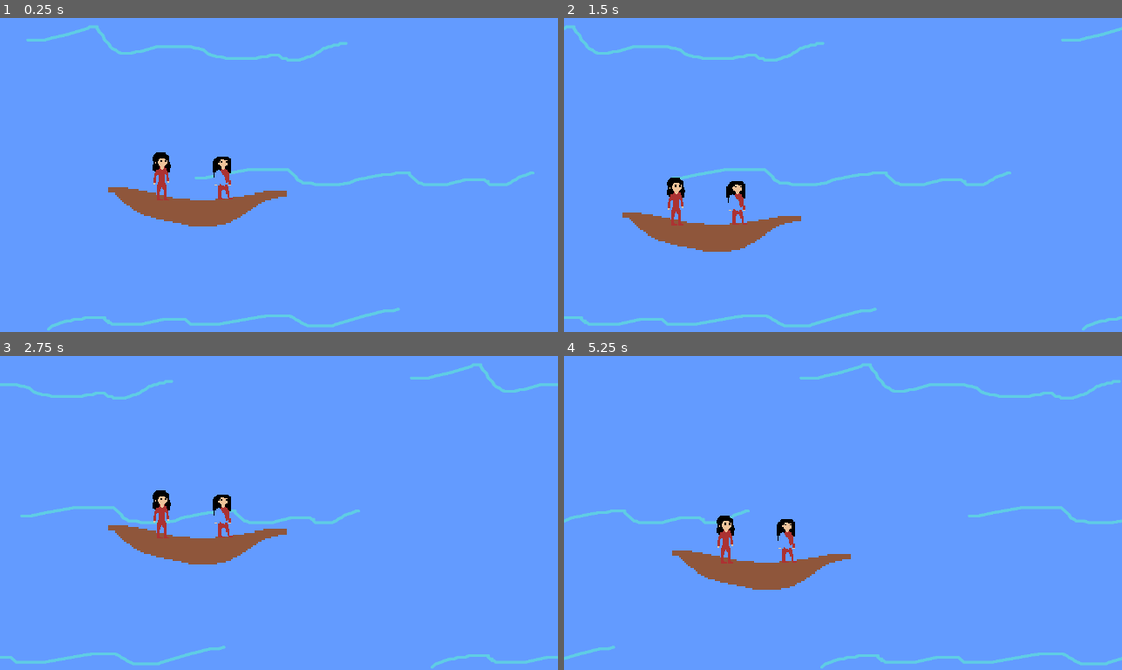
Above: before the commit, frames 1-4 (two rows, left to right).
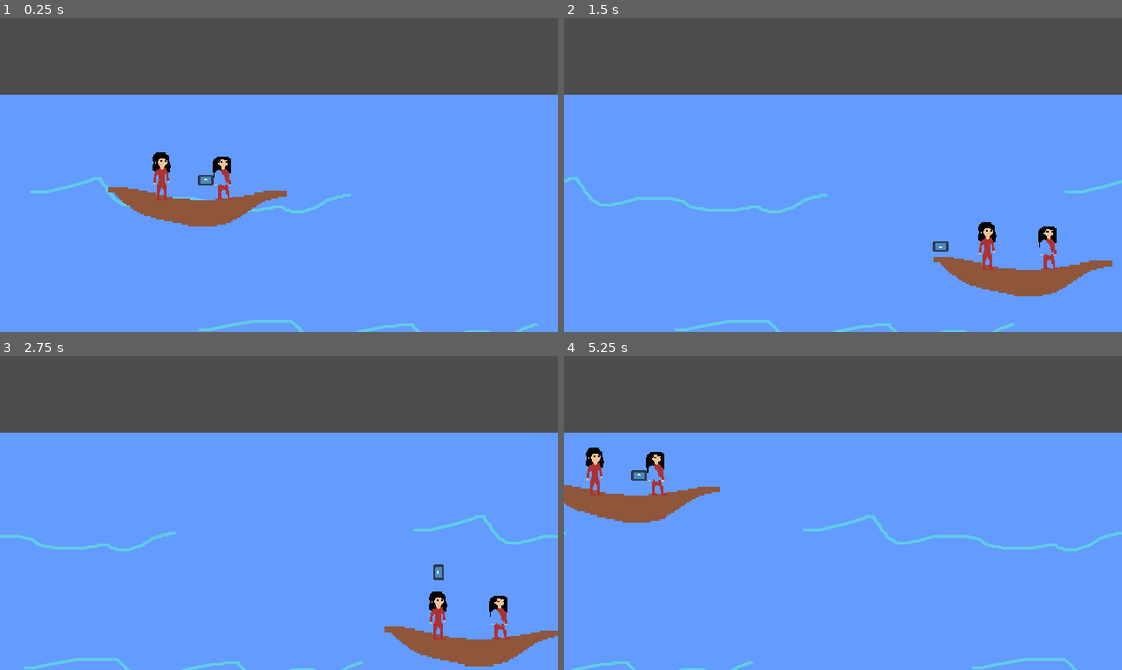
Above: after the commit, the same moments.

Repository: SteeRevo/BirthdayProject
Game: Godot game, scene res://minigame.tscn
The game is run twice, just before and just after one commit, with the same random seed, the same clock (stepped at 60 frames per second) and the same inputs. The engine's default icon, where the game draws it, is replaced by a stand-in: a white triangle on a blue panel in a dark square.
Inputs:
- Up to frame 1 (0.25 s): no input
- Up to frame 2 (1.5 s): hold D (Player1Right) 0.53-1.28 s; tap Down (Player2Down) at 0.6 s; tap Left (Player2Left) at 0.8, 1.35 s; hold S (Player1Down) from 1.28 s (still down)
- Up to frame 3 (2.75 s): tap Right (Player2Right) at 1.55, 2.1 s; release S (Player1Down) at 2.03 s; hold D (Player1Right) from 2.03 s (still down); tap Up (Player2Up) at 2.3 s
- Up to frame 4 (5.25 s): release D (Player1Right) at 2.78 s; hold W (Player1Up) 2.78-3.53 s; tap Up (Player2Up) at 2.85 s; tap Down (Player2Down) at 3.05, 3.6 s; hold A (Player1Left) 3.53-5.03 s; tap Left (Player2Left) at 3.8, 4.35 s; tap Right (Player2Right) at 4.55, 5.1 s; hold S (Player1Down) from 5.03 s (still down)

The runs differ from the first frame. In frame 1, 26% of the frame differs, in the area x 0-100%, y 0-100%; in frame 2, 32%; in frame 3, 32%; in frame 4, 32%.
Error after the commit: Cannot call method 'instantiate' on a null value. (res://aiming_recticle.gd:21)

Commit message:
added aiming recticle

Diff:
--- a/Player1.gd
+++ b/Player1.gd
@@ -1,7 +1,7 @@
 extends CharacterBody2D
 
 
-const SPEED = 500.0
+const SPEED = 200.0
 
 
 
--- /dev/null
+++ b/aiming_recticle.gd
@@ -0,0 +1,23 @@
+extends Node2D
+var last_dir = Vector2.ZERO.angle()
+var direction
+@export var projectile : PackedScene
+
+# Called when the node enters the scene tree for the first time.
+func _ready() -> void:
+	pass
+
+
+# Called every frame. 'delta' is the elapsed time since the previous frame.
+func _process(delta: float) -> void:
+	direction = Input.get_vector("Player2Left", "Player2Right", "Player2Up", "Player2Down")
+	if direction == Vector2.ZERO:
+		rotation = last_dir
+		print(last_dir)
+	else:
+		rotation = direction.angle()
+		last_dir = rotation
+		print(last_dir)
+		var p = projectile.instantiate()
+		owner.add_child(p)
+		p.transform = global_transform
--- a/minigame.tscn
+++ b/minigame.tscn
@@ -1,9 +1,10 @@
-[gd_scene load_steps=16 format=3 uid="uid://b07td77k8fr8x"]
+[gd_scene load_steps=17 format=3 uid="uid://b07td77k8fr8x"]
 
+[ext_resource type="Script" path="res://Player1.gd" id="1_xxts6"]
 [ext_resource type="Texture2D" uid="uid://cygvyl3jpcxij" path="res://PlayerSprites/mamaTemp.png" id="2_8b0hp"]
 [ext_resource type="Texture2D" uid="uid://dypabwpbld45q" path="res://icon.svg" id="2_tv4uw"]
-[ext_resource type="Script" path="res://Player2.gd" id="3_2kb6p"]
 [ext_resource type="Texture2D" uid="uid://2qc7ns1swxpe" path="res://PlayerSprites/leoniTemp.png" id="4_3af71"]
+[ext_resource type="Script" path="res://aiming_recticle.gd" id="5_3ct7p"]
 [ext_resource type="Texture2D" uid="uid://r2ahtleimap8" path="res://PlayerSprites/boat.png" id="5_ahmar"]
 [ext_resource type="Script" path="res://ParallaxBackground.gd" id="6_rvg5c"]
 [ext_resource type="Texture2D" uid="uid://cwtdh0ekt6nxn" path="res://PlayerSprites/water.png" id="7_h1qbf"]
@@ -46,7 +47,7 @@
 
 [node name="PlayerBoat" type="CharacterBody2D" parent="."]
 position = Vector2(109, 95)
-script = ExtResource("3_2kb6p")
+script = ExtResource("1_xxts6")
 
 [node name="Boat" type="Sprite2D" parent="PlayerBoat"]
 texture_filter = 1
@@ -70,6 +71,15 @@
 position = Vector2(-16.5625, -4.26109)
 scale = Vector2(0.502501, 0.549557)
 texture = ExtResource("2_8b0hp")
+
+[node name="AimingRecticle" type="Node2D" parent="PlayerBoat"]
+position = Vector2(-17, -3)
+script = ExtResource("5_3ct7p")
+
+[node name="Sprite2D" type="Sprite2D" parent="PlayerBoat/AimingRecticle"]
+position = Vector2(26, 1)
+scale = Vector2(0.0703125, 0.046875)
+texture = ExtResource("2_tv4uw")
 
 [node name="Enemy" type="CharacterBody2D" parent="."]
 position = Vector2(488, 421)
@@ -96,7 +106,7 @@
 motion_mirroring = Vector2(320, 0)
 
 [node name="waterBG" type="Sprite2D" parent="ParallaxBackground/ParallaxLayer"]
-position = Vector2(179, 116)
+position = Vector2(181, 203)
 scale = Vector2(0.3575, 0.3175)
 texture = ExtResource("7_h1qbf")
 
--- a/project.godot
+++ b/project.godot
@@ -12,7 +12,7 @@
 
 config/name="Birthday Project"
 run/main_scene="res://minigame.tscn"
-config/features=PackedStringArray("4.1", "Mobile")
+config/features=PackedStringArray("4.3", "Mobile")
 config/icon="res://icon.svg"
 
 [display]
@@ -27,43 +27,47 @@
 
 Player1Up={
 "deadzone": 0.5,
-"events": [Object(InputEventKey,"resource_local_to_scene":fa …(172 unchanged characters)… eycode":87,"key_label":0,"unicode":119,"echo":false,"script":null)
+"events": [Object(InputEventKey,"resource_local_to_scene":fa …(172 unchanged characters)… eycode":87,"key_label":0,"unicode":119,"location":0,"echo":false,"script":null)
 ]
 }
 Player1Down={
 "deadzone": 0.5,
-"events": [Object(InputEventKey,"resource_local_to_scene":fa …(172 unchanged characters)… eycode":83,"key_label":0,"unicode":115,"echo":false,"script":null)
+"events": [Object(InputEventKey,"resource_local_to_scene":fa …(172 unchanged characters)… eycode":83,"key_label":0,"unicode":115,"location":0,"echo":false,"script":null)
 ]
 }
 Player1Right={
 "deadzone": 0.5,
-"events": [Object(InputEventKey,"resource_local_to_scene":fa …(172 unchanged characters)… eycode":68,"key_label":0,"unicode":100,"echo":false,"script":null)
+"events": [Object(InputEventKey,"resource_local_to_scene":fa …(172 unchanged characters)… eycode":68,"key_label":0,"unicode":100,"location":0,"echo":false,"script":null)
 ]
 }
 Player1Left={
 "deadzone": 0.5,
-"events": [Object(InputEventKey,"resource_local_to_scene":fa …(171 unchanged characters)… keycode":65,"key_label":0,"unicode":97,"echo":false,"script":null)
+"events": [Object(InputEventKey,"resource_local_to_scene":fa …(171 unchanged characters)… keycode":65,"key_label":0,"unicode":97,"location":0,"echo":false,"script":null)
 ]
 }
 Player2Up={
 "deadzone": 0.5,
-"events": [Object(InputEventKey,"resource_local_to_scene":fa …(175 unchanged characters)… ode":4194320,"key_label":0,"unicode":0,"echo":false,"script":null)
+"events": [Object(InputEventKey,"resource_local_to_scene":fa …(175 unchanged characters)… ode":4194320,"key_label":0,"unicode":0,"location":0,"echo":false,"script":null)
 ]
 }
 Player2Down={
 "deadzone": 0.5,
-"events": [Object(InputEventKey,"resource_local_to_scene":fa …(175 unchanged characters)… ode":4194322,"key_label":0,"unicode":0,"echo":false,"script":null)
+"events": [Object(InputEventKey,"resource_local_to_scene":fa …(175 unchanged characters)… ode":4194322,"key_label":0,"unicode":0,"location":0,"echo":false,"script":null)
 ]
 }
 Player2Right={
 "deadzone": 0.5,
-"events": [Object(InputEventKey,"resource_local_to_scene":fa …(175 unchanged characters)… ode":4194321,"key_label":0,"unicode":0,"echo":false,"script":null)
+"events": [Object(InputEventKey,"resource_local_to_scene":fa …(175 unchanged characters)… ode":4194321,"key_label":0,"unicode":0,"location":0,"echo":false,"script":null)
 ]
 }
 Player2Left={
 "deadzone": 0.5,
-"events": [Object(InputEventKey,"resource_local_to_scene":fa …(175 unchanged characters)… ode":4194319,"key_label":0,"unicode":0,"echo":false,"script":null)
+"events": [Object(InputEventKey,"resource_local_to_scene":fa …(175 unchanged characters)… ode":4194319,"key_label":0,"unicode":0,"location":0,"echo":false,"script":null)
 ]
+}
+Fire={
+"deadzone": 0.5,
+"events": []
 }
 
 [physics]
--- /dev/null
+++ b/projectile.gd
@@ -0,0 +1,9 @@
+extends Area2D
+
+var speed = 30
+var spawn_transform
+
+
+# Called every frame. 'delta' is the elapsed time since the previous frame.
+func _process(delta: float) -> void:
+	position += transform.x * speed * delta
--- /dev/null
+++ b/projectile.tscn
@@ -0,0 +1,21 @@
+[gd_scene load_steps=4 format=3 uid="uid://47yl54hxq4al"]
+
+[ext_resource type="Script" path="res://projectile.gd" id="1_jbmad"]
+[ext_resource type="Texture2D" uid="uid://dypabwpbld45q" path="res://icon.svg" id="2_plf6x"]
+
+[sub_resource type="CapsuleShape2D" id="CapsuleShape2D_4nqki"]
+radius = 4.0
+height = 16.0
+
+[node name="Projectile" type="Area2D"]
+position = Vector2(5, -51)
+script = ExtResource("1_jbmad")
+
+[node name="Sprite2D" type="Sprite2D" parent="."]
+position = Vector2(0, 1)
+scale = Vector2(0.148438, 0.03125)
+texture = ExtResource("2_plf6x")
+
+[node name="CollisionShape2D" type="CollisionShape2D" parent="."]
+rotation = -1.57079
+shape = SubResource("CapsuleShape2D_4nqki")
